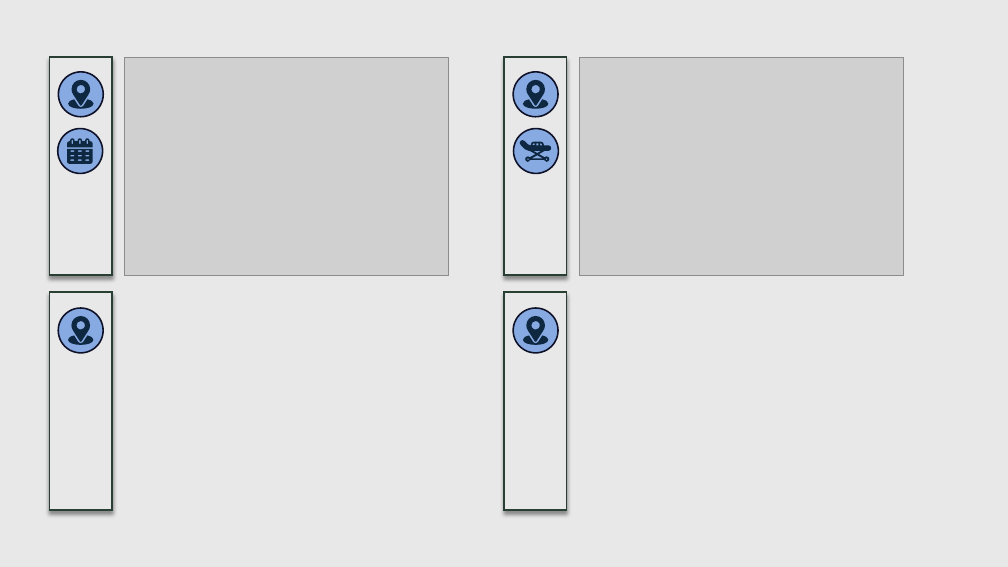
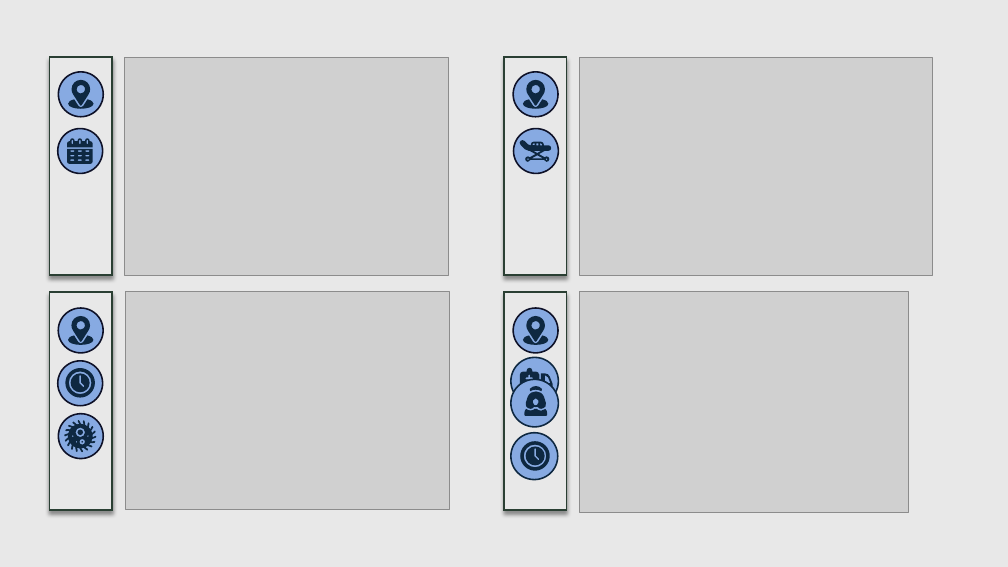
Before and after one commit to Payday4/Hospitalization_stays, a slide deck: slide 5 of medical data WIP.pptx. Drawn at 1008x567 pixels with LibreOffice and Linux fonts; fonts in the diff are those of the drawing; grey boxes stand for pictures. Boxes give left, top, right and bottom in pixels: in the first picture for what was removed or moved away, otherwise in the second. Text is boxed around its words. In the diff, an @@ line names an element or a change of style, - is before the commit and + after.

```diff
--- a/medical data WIP.pptx
+++ b/medical data WIP.pptx
@@ picture: place and size @@
-picture at box(579, 57, 904, 274)
+picture at box(580, 57, 932, 275)
@@ picture added at box(580, 292, 909, 513) @@
@@ ellipse added at box(511, 358, 559, 405), fill #87AAE2, outline #0E2841 1.5 pt @@
@@ ellipse added at box(511, 380, 559, 427), fill #87AAE2, outline #0E2841 1.5 pt @@
@@ freeform shape added at box(520, 368, 540, 386), fill #0E2841 @@
@@ freeform shape added at box(520, 387, 539, 395), fill #0E2841 @@
@@ freeform shape added at box(530, 386, 542, 392), fill #0E2841 @@
@@ freeform shape added at box(541, 374, 553, 395), fill #0E2841 @@
@@ freeform shape added at box(525, 409, 547, 416), fill #0E2841 @@
@@ freeform shape added at box(526, 392, 547, 409), fill #0E2841 @@
@@ group added at box(57, 292, 450, 510): 5 freeform shapes, 2 ellipses, 1 picture @@
@@ ellipse added at box(511, 433, 558, 479), fill #87AAE2, outline #0E2841 1.5 pt @@
@@ freeform shape added at box(520, 442, 550, 471), fill #0E2841 @@
@@ freeform shape added at box(526, 447, 544, 466), fill #0E2841 @@
```
Also in this commit, not shown: 7 other slides changed, 7 slides added, 4 slides removed.
